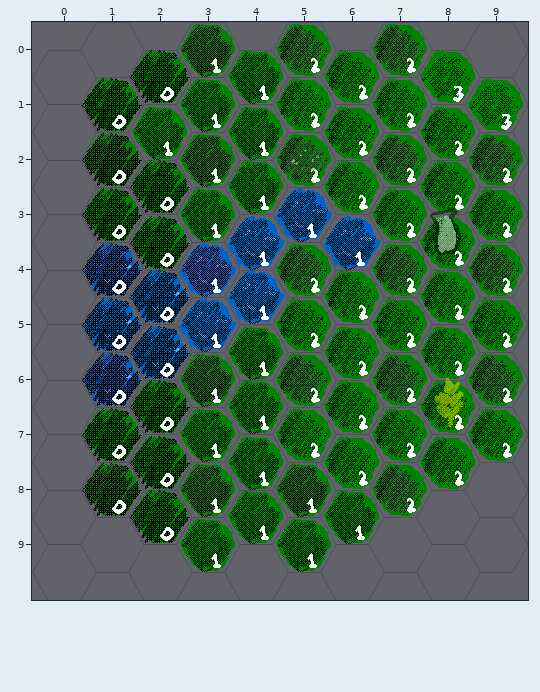
Level history. Tiled map (JSON): Tiled/Region1.json. Above: the version before the commit.
Cells are 64x55 px. Hexagonal. Every second column is shifted by half a cell. Shown: x 0..9, y 0..9.
After:
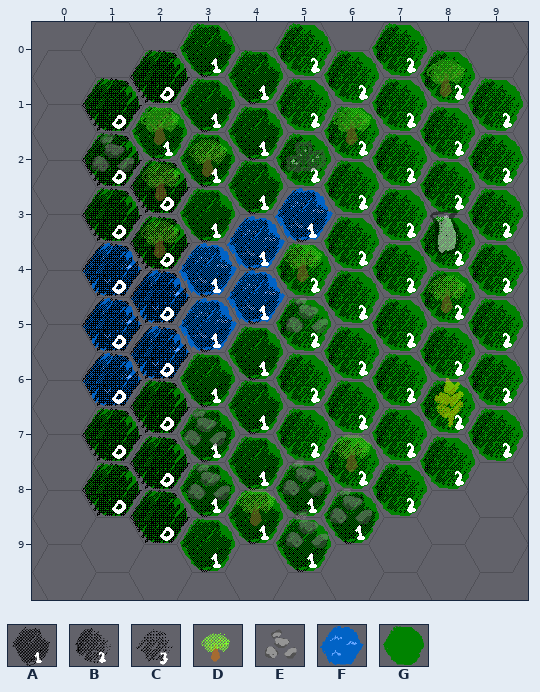
Key: from "Height": A 1, B 2, C 3; from "Objects": D 3 "Forest", E 4 "Rocks"; from "Type": F 0, G 2.
_ is an empty cell.
Objects are placed by their top-left corner, in cells (3,4 is the top-left corner of cell 3,4); size is 1x1 cell unless given.
The commit says: add trees and rocks
Edits made:
Layer "Tile Type":
y 3: x 6 F -> G
Layer "Tile Height":
y 0: x 8 C -> B
y 1: x 9 C -> B
y 3: x 6 A -> B
Layer "Objects":
added: D "Forest" at 8,0.5 size 1.3x1
added: D "Forest" at 6.1,1.4 size 1.3x1
added: D "Forest" at 2.1,1.4 size 1.3x1
added: E "Rocks" at 1,1.9 size 1.3x1
added: D "Forest" at 3.1,1.9 size 1.3x1
added: D "Forest" at 2.1,2.4 size 1.3x1
added: D "Forest" at 2.1,3.4 size 1.3x1
added: D "Forest" at 5,3.8 size 1.3x1
added: D "Forest" at 8,4.4 size 1.3x1
added: E "Rocks" at 5,4.8 size 1.3x1
added: E "Rocks" at 2.9,6.9 size 1.3x1
added: D "Forest" at 6.1,7.3 size 1.3x1
added: E "Rocks" at 5,7.8 size 1.3x1
added: E "Rocks" at 3,7.9 size 1.3x1
added: D "Forest" at 4.1,8.3 size 1.3x1
added: E "Rocks" at 6,8.3 size 1.3x1
added: E "Rocks" at 5,8.7 size 1.3x1
Pixel boxes of the changes (left, top, right, bottom) in both pictures:
changed: (422, 53, 519, 130)
added: (92, 107, 227, 258)
added: (333, 107, 371, 145)
changed: (284, 216, 381, 333)
added: (428, 275, 466, 313)
added: (184, 407, 372, 548)
